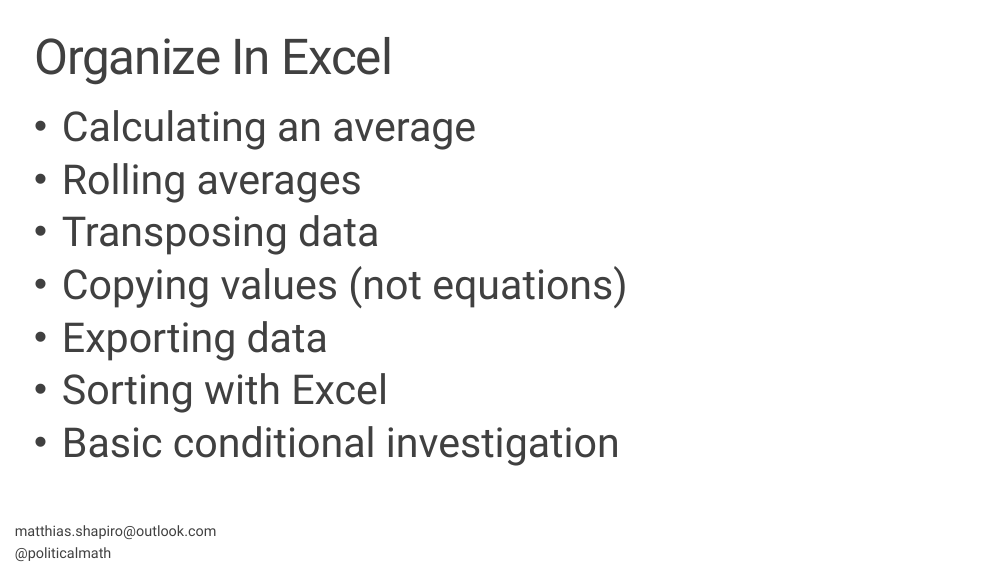
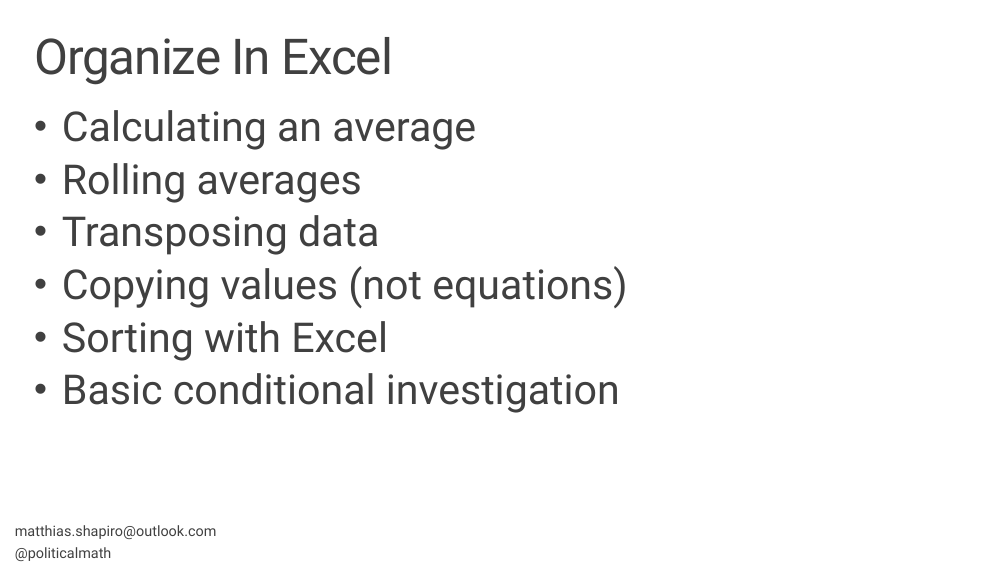
Before and after one commit to matthiasxc/DataVisClass, a slide deck: slide 21 of Session 2.pptx (slide 19 before the commit). Drawn at 1008x567 pixels with LibreOffice and Linux fonts; fonts in the diff are those of the drawing; background and template pictures are left out. Boxes give left, top, right and bottom in pixels: in the first picture for what was removed or moved away, otherwise in the second. Text is boxed around its words. In the diff, an @@ line names an element or a change of style, - is before the commit and + after.

```diff
--- a/Session 2.pptx
+++ b/Session 2.pptx
@@ text at [62, 321, 328, 361]: paragraph removed @@
-• Exporting data
```
Also in this commit, not shown: 4 other slides changed, 3 slides added, 1 slide removed, 1 other file.
